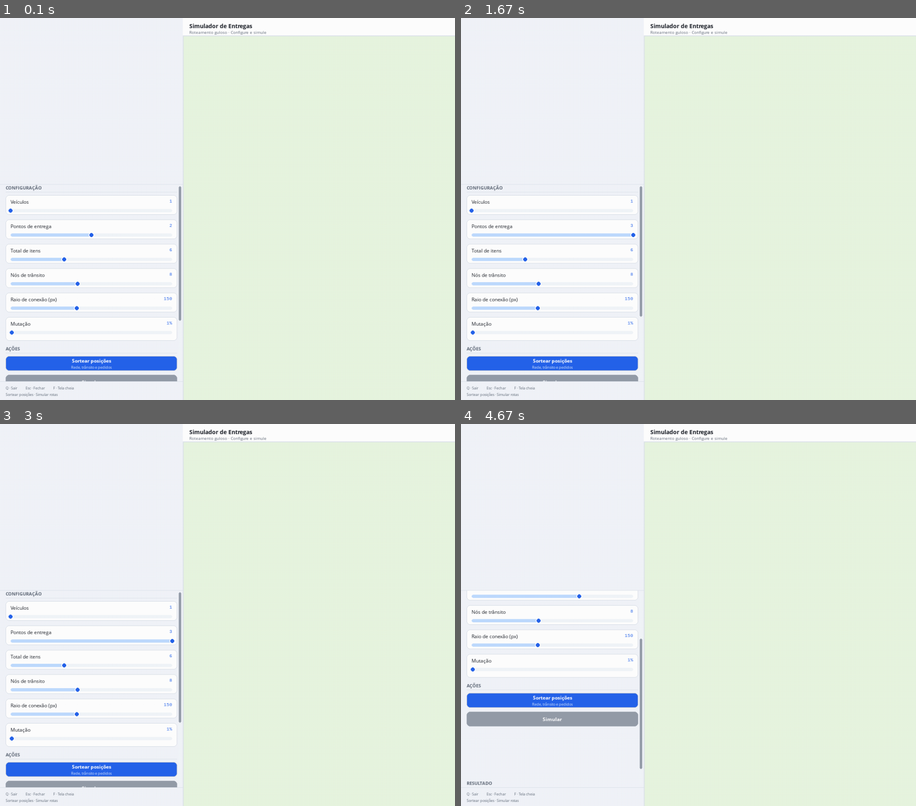
Above: before the commit, frames 1-4 (two rows, left to right).
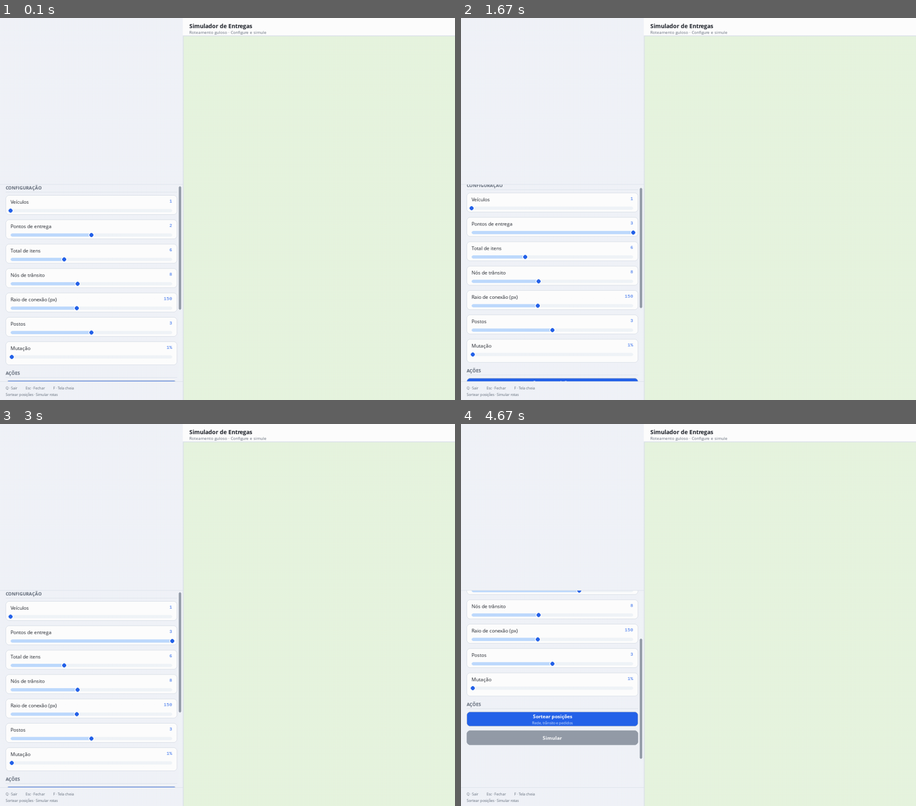
Above: after the commit, the same moments.

Repository: edvansanchoo/genetic_algorithm_tsp-main
Game: pygame game, started from main.py
The game is run twice, just before and just after one commit, with the same random seed, the same clock (stepped at 60 frames per second) and the same inputs.
Inputs (mouse positions are in pixels of both pictures, inside the frame that each line leads up to):
- Up to frame 1 (0.1 s): no input
- Up to frame 2 (1.67 s): press the mouse at (552, 220) at 0.37 s; move the mouse to (547, 258) at 0.47 s; release the mouse at (547, 300) at 0.6 s; press the mouse at (552, 220) at 0.7 s; move the mouse to (574, 147) at 0.8 s; release the mouse at (597, 71) at 0.93 s; press the mouse at (638, 247) at 1.03 s; move the mouse to (752, 300) at 1.13 s; release the mouse at (861, 354) at 1.27 s; press the mouse at (638, 247) at 1.37 s; move the mouse to (724, 212) at 1.47 s; release the mouse at (806, 174) at 1.6 s
- Up to frame 3 (3 s): press the mouse at (177, 653) at 1.7 s; move the mouse to (141, 664) at 1.8 s; release the mouse at (100, 676) at 1.93 s; press the mouse at (177, 676) at 2.03 s; move the mouse to (286, 572) at 2.13 s; release the mouse at (395, 469) at 2.27 s; press the mouse at (91, 626) at 2.37 s; move the mouse to (150, 550) at 2.47 s; release the mouse at (204, 473) at 2.6 s; press the mouse at (177, 687) at 2.7 s; move the mouse to (259, 599) at 2.8 s; release the mouse at (341, 508) at 2.93 s
- Up to frame 4 (4.67 s): click (570, 653) at 3.05 s; press the mouse at (552, 626) at 3.37 s; move the mouse to (647, 637) at 3.47 s; release the mouse at (743, 649) at 3.6 s; press the mouse at (638, 653) at 3.7 s; move the mouse to (670, 702) at 3.8 s; release the mouse at (697, 752) at 3.93 s; press the mouse at (638, 725) at 4.03 s; move the mouse to (743, 599) at 4.13 s; release the mouse at (847, 477) at 4.27 s; press the mouse at (638, 687) at 4.37 s; move the mouse to (715, 710) at 4.47 s; release the mouse at (788, 733) at 4.6 s

The runs differ from the first frame. In frame 1, 2.5% of the frame differs, in the area x 1-40%, y 76-96%; in frame 2, 4.2%; in frame 3, 2.5%; in frame 4, 6.2%, in the area x 1-40%, y 43-95%.

Commit message:
feat: generate gas stations from Postos slider
Co-authored-by: Cursor <cursoragent@cursor.com>

Diff:
--- a/traveling_salesman_problem/config/application_settings.py
+++ b/traveling_salesman_problem/config/application_settings.py
@@ -20,6 +20,9 @@
     maximum_transit_nodes: int = 15
     minimum_connection_radius: int = 80
     maximum_connection_radius: int = 250
+    initial_gas_station_count: int = 3
+    minimum_gas_stations: int = 0
+    maximum_gas_stations: int = 6
 
     map_margin: int = 20
     delivery_point_radius: int = 9
--- a/traveling_salesman_problem/simulation/pygame_application.py
+++ b/traveling_salesman_problem/simulation/pygame_application.py
@@ -48,6 +48,7 @@
     simulation.total_items_slider.draw(content_surface)
     simulation.transit_count_slider.draw(content_surface)
     simulation.connection_radius_slider.draw(content_surface)
+    simulation.gas_station_count_slider.draw(content_surface)
     simulation.mutation_slider.draw(content_surface)
 
     draw_section_header(
--- a/traveling_salesman_problem/simulation/simulation_state.py
+++ b/traveling_salesman_problem/simulation/simulation_state.py
@@ -22,6 +22,8 @@
     run_simulation,
     run_vehicle_generation,
 )
+from delivery_simulation.fuel.models import GasStation
+from delivery_simulation.fuel.placement import place_gas_stations
 from delivery_simulation.road_network import ensure_connectivity
 from delivery_simulation.models import Coordinate, DEPOT_ID, Vehicle
 from delivery_simulation.vehicle_genetic import VehicleGeneticState
@@ -46,6 +48,7 @@
     delivery_points: List[DeliveryPoint] = field(default_factory=list)
     road_network: Optional[RoadNetwork] = None
     transit_nodes: List[TransitNode] = field(default_factory=list)
+    gas_stations: List[GasStation] = field(default_factory=list)
     positions_ready: bool = False
     simulation_result: Optional[SimulationResult] = None
     best_simulation_result: Optional[SimulationResult] = None
@@ -62,6 +65,7 @@
     total_items_slider: Optional[DiscreteSlider] = None
     transit_count_slider: Optional[IntegerSlider] = None
     connection_radius_slider: Optional[IntegerSlider] = None
+    gas_station_count_slider: Optional[IntegerSlider] = None
     mutation_slider: Optional[MutationSlider] = None
     shuffle_positions_button: Optional[ActionButton] = None
     simulate_button: Optional[ActionButton] = None
@@ -77,6 +81,7 @@
     _last_total_items: int = 0
     _last_transit_count: int = 0
     _last_connection_radius: int = 0
+    _last_gas_station_count: int = 0
 
     def initialize(self) -> None:
         self._create_control_widgets()
@@ -117,6 +122,14 @@
             settings.minimum_connection_radius,
             settings.maximum_connection_radius,
             "Raio de conexão (px)",
+        )
+        y += settings.count_slider_height + 12
+        self.gas_station_count_slider = IntegerSlider(
+            VisualTheme.control_margin, y, controls_width, settings.count_slider_height,
+            settings.initial_gas_station_count,
+            settings.minimum_gas_stations,
+            settings.maximum_gas_stations,
+            "Postos",
         )
         y += settings.count_slider_height + 12
         self.mutation_slider = MutationSlider(
@@ -305,6 +318,7 @@
         ]
 
         delivery_ids = [point.id for point in self.delivery_points]
+        station_count = self.gas_station_count_slider.integer_value
         warning = None
 
         for _ in range(50):
@@ -321,12 +335,26 @@
             for node in transit:
                 nodes[node.id] = node.coordinate
 
+            stations = place_gas_stations(
+                station_count,
+                dict(nodes),
+                settings.map_minimum_x,
+                settings.map_minimum_y,
+                settings.map_maximum_x,
+                settings.map_maximum_y,
+                connection_radius=radius,
+            )
+            for station in stations:
+                nodes[station.id] = station.coordinate
+
             network, warning = build_connected_network(nodes, radius, DEPOT_ID, delivery_ids)
             if ensure_connectivity(network, DEPOT_ID, delivery_ids):
                 self.transit_nodes = transit
+                self.gas_stations = stations
                 self.road_network = network
                 break
             self.transit_nodes = transit
+            self.gas_stations = stations
             self.road_network = network
         else:
             self.status_message = warning or "Rede gerada com arestas extras de fallback."
@@ -378,6 +406,7 @@
         self.total_items_slider.handle_event(event)
         self.transit_count_slider.handle_event(event)
         self.connection_radius_slider.handle_event(event)
+        self.gas_station_count_slider.handle_event(event)
         self.mutation_slider.handle_event(event)
         self.shuffle_positions_button.handle_event(event)
         if self.can_simulate():
@@ -407,6 +436,7 @@
             self.delivery_points = []
             self.road_network = None
             self.transit_nodes = []
+            self.gas_stations = []
             self.status_message = "Configuração de rede alterada. Sorteie posições novamente."
             self._sync_slider_snapshots()
             return
@@ -419,6 +449,7 @@
                 self.delivery_points = []
                 self.road_network = None
                 self.transit_nodes = []
+                self.gas_stations = []
                 self.status_message = "Quantidade de pontos alterada. Sorteie posições novamente."
             self._sync_slider_snapshots()
 
@@ -426,6 +457,7 @@
         return (
             self.transit_count_slider.integer_value != self._last_transit_count
             or self.connection_radius_slider.integer_value != self._last_connection_radius
+            or self.gas_station_count_slider.integer_value != self._last_gas_station_count
         )
 
     def _delivery_config_changed(self) -> bool:
@@ -441,6 +473,7 @@
         self._last_total_items = self.total_items_slider.selected_value
         self._last_transit_count = self.transit_count_slider.integer_value
         self._last_connection_radius = self.connection_radius_slider.integer_value
+        self._last_gas_station_count = self.gas_station_count_slider.integer_value
 
     def active_result(self) -> Optional[SimulationResult]:
         return self.best_simulation_result or self.simulation_result
